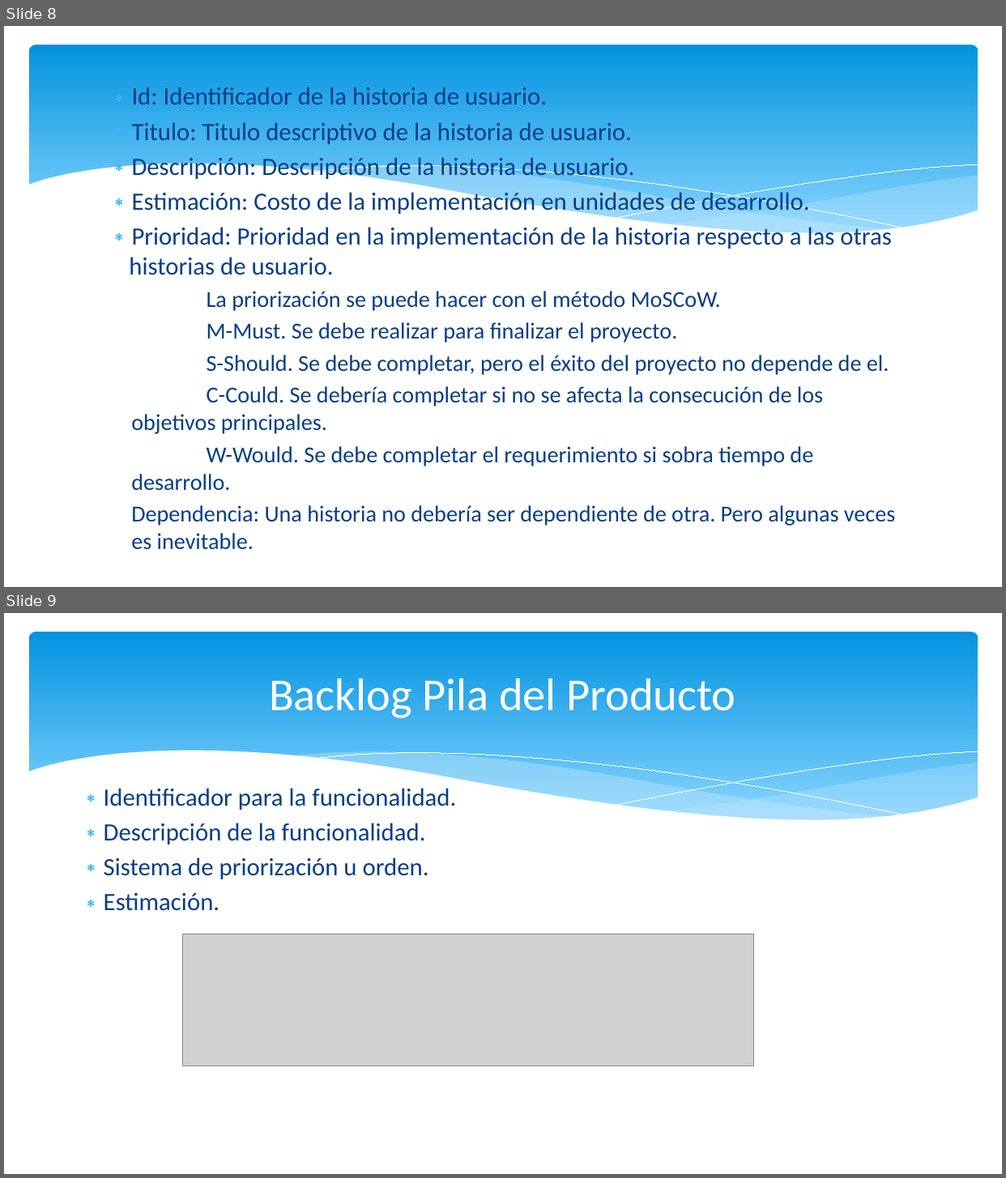
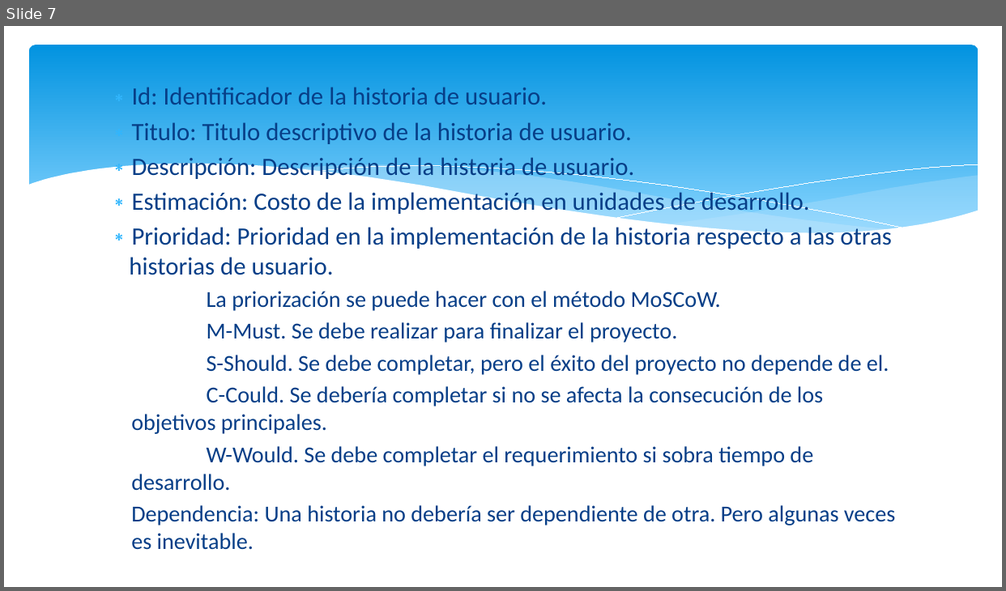
Before and after one commit to JulianAguilar/Equipo6AdminProy, a slide deck: Exposiciones/Puntos por historia de usuarioHVG.pptx. Shown one above the other, each under a label of ours: slides 8 and 9 before the commit, slide 7 after it. The pictures are 1006x1178 and 1006x591 pixels, drawn with LibreOffice and Linux fonts; fonts in the diff are those of the drawing; grey boxes stand for pictures. Boxes give left, top, right and bottom in pixels: in the first picture for what was removed or moved away, otherwise in the second. Text is boxed around its words. In the diff, an @@ line names an element or a change of style, - is before the commit and + after.

```diff
--- a/Exposiciones/Puntos por historia de usuarioHVG.pptx
+++ b/Exposiciones/Puntos por historia de usuarioHVG.pptx
@@ slide 9 removed at [4,613,1002,1174], background #FFFFFF; not listed: 6 template elements that a slide beside it also shows @@
@@ title removed at [269,679,736,718] @@
-Backlog Pila del Producto
@@ text removed at [104,788,456,911] @@
-∗ Identificador para la funcionalidad.
-∗ Descripción de la funcionalidad.
-∗ Sistema de priorización u orden.
-∗ Estimación.
@@ picture removed at [183,934,754,1067] @@
@@ what was slide 8 is now slide 7 @@
```
Also in this commit, not shown: 4 other slides removed.
